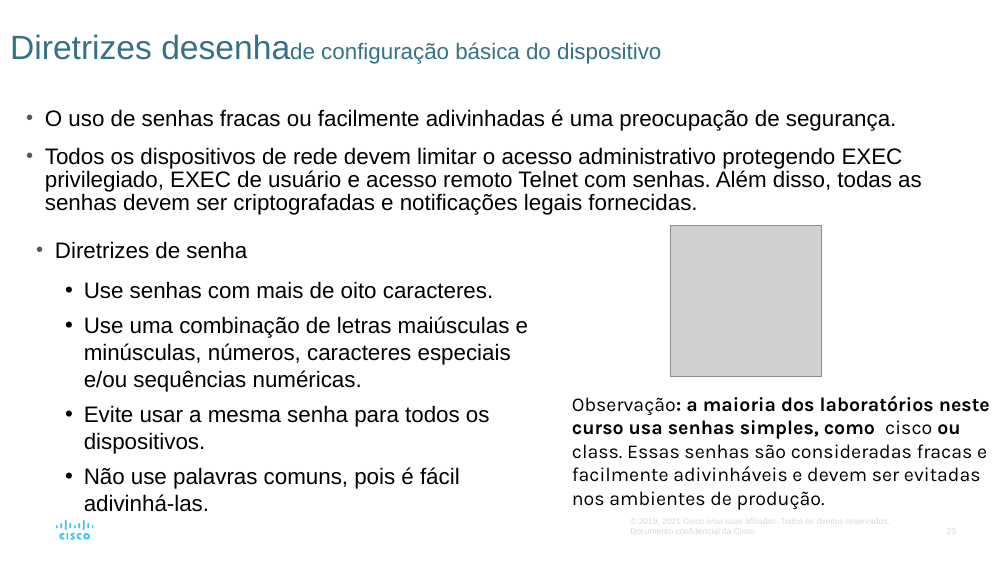
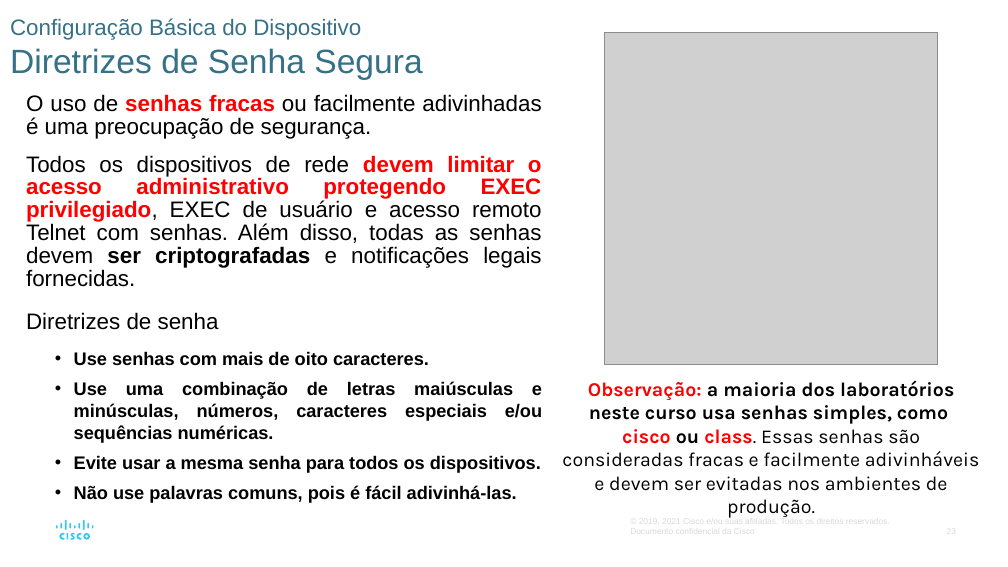
Before and after one commit to vaamonde/netacad, a slide deck: slide 23 of 02-CCNA-200-301-v7/01-CCNA-IntroducaoAsRedes-v7.02/01-Modulo01-PPTS/Modulo02-BasicoSwitchEndpoint.pptx. Drawn at 1008x567 pixels with LibreOffice and Linux fonts; fonts in the diff are those of the drawing; grey boxes stand for pictures. Boxes give left, top, right and bottom in pixels: in the first picture for what was removed or moved away, otherwise in the second. Text is boxed around its words. In the diff, an @@ line names an element or a change of style, - is before the commit and + after.

```diff
--- a/02-CCNA-200-301-v7/01-CCNA-IntroducaoAsRedes-v7.02/01-Modulo01-PPTS/Modulo02-BasicoSwitchEndpoint.pptx
+++ b/02-CCNA-200-301-v7/01-CCNA-IntroducaoAsRedes-v7.02/01-Modulo01-PPTS/Modulo02-BasicoSwitchEndpoint.pptx
@@ title at (10, 18, 422, 80): text changed @@
-Diretrizes desenhade configuração básica do dispositivo
+Configuração Básica do Dispositivo
+Diretrizes de Senha Segura
@@ picture: place and size @@
-picture at (670, 226, 822, 377)
+picture at (605, 32, 937, 365)
@@ text "O uso de senhas fracas ...": place and size @@
-text "O uso de senhas fracas ..." at (45, 109, 922, 215)
+text "O uso de senhas fracas ..." at (26, 94, 542, 503)
@@ text at (26, 94, 542, 287): text colour #000000 to #FF0000, bold on in "senhas fracas", "devem limitar o acesso administrativo protegendo EXEC ..."; alignment left to justified; bullet • to none @@
@@ text removed at (55, 241, 528, 512) @@
-• Diretrizes de senha
-    • Use senhas com mais de oito caracteres.
-    • Use uma combinação de letras maiúsculas e minúsculas, números, caracteres especiais e/ou sequências numéricas.
-    • Evite usar a mesma senha para todos os dispositivos.
-    • Não use palavras comuns, pois é fácil adivinhá-las.
@@ text at (26, 312, 542, 503): paragraphs added @@
+Diretrizes de senha
+    • Use senhas com mais de oito caracteres.
+    • Use uma combinação de letras maiúsculas e minúsculas, números, caracteres especiais e/ou sequências numéricas.
+    • Evite usar a mesma senha para todos os dispositivos.
+    • Não use palavras comuns, pois é fácil adivinhá-las.
@@ text "Observação: a maioria dos laboratórios ...": place and size @@
-text "Observação: a maioria dos laboratórios ..." at (572, 395, 990, 510)
+text "Observação: a maioria dos laboratórios ..." at (562, 381, 980, 518)
@@ text "Observação: a maioria dos laboratórios ..." at (562, 381, 980, 518): text colour #000000 to #FF0000, bold on in "Observação: cisco class."; alignment left to centre @@
```
Also in this commit, not shown: 28 other slides changed, 1 slide added, 29 other files.
